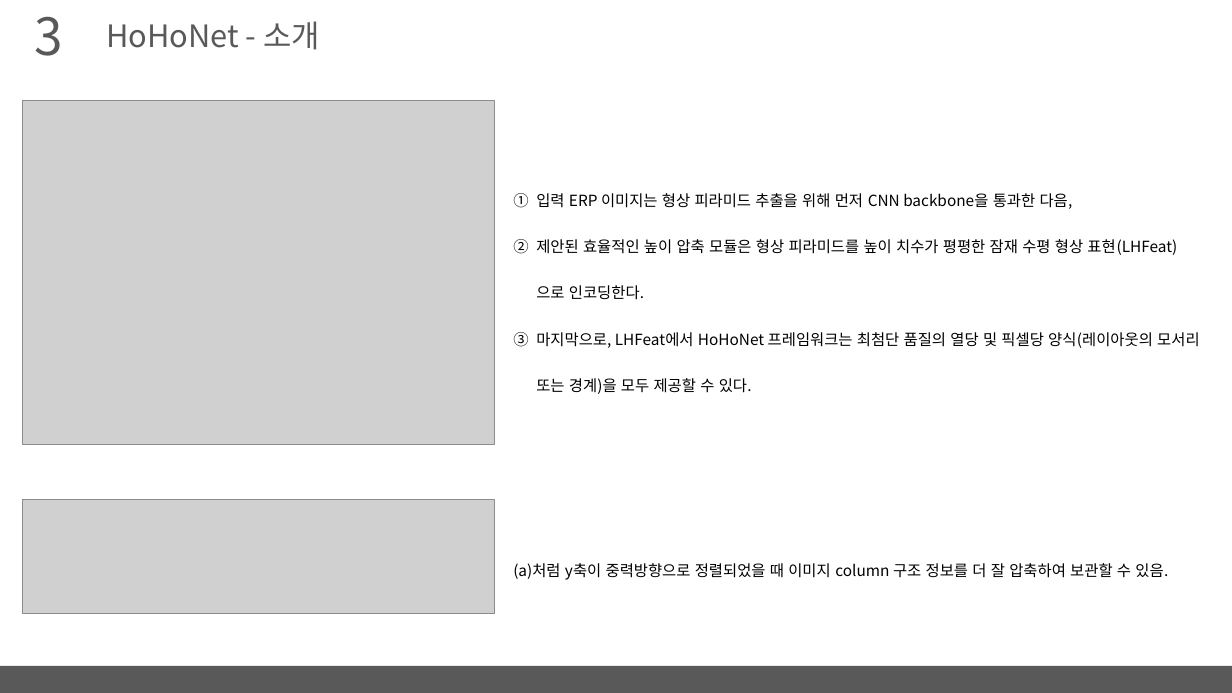
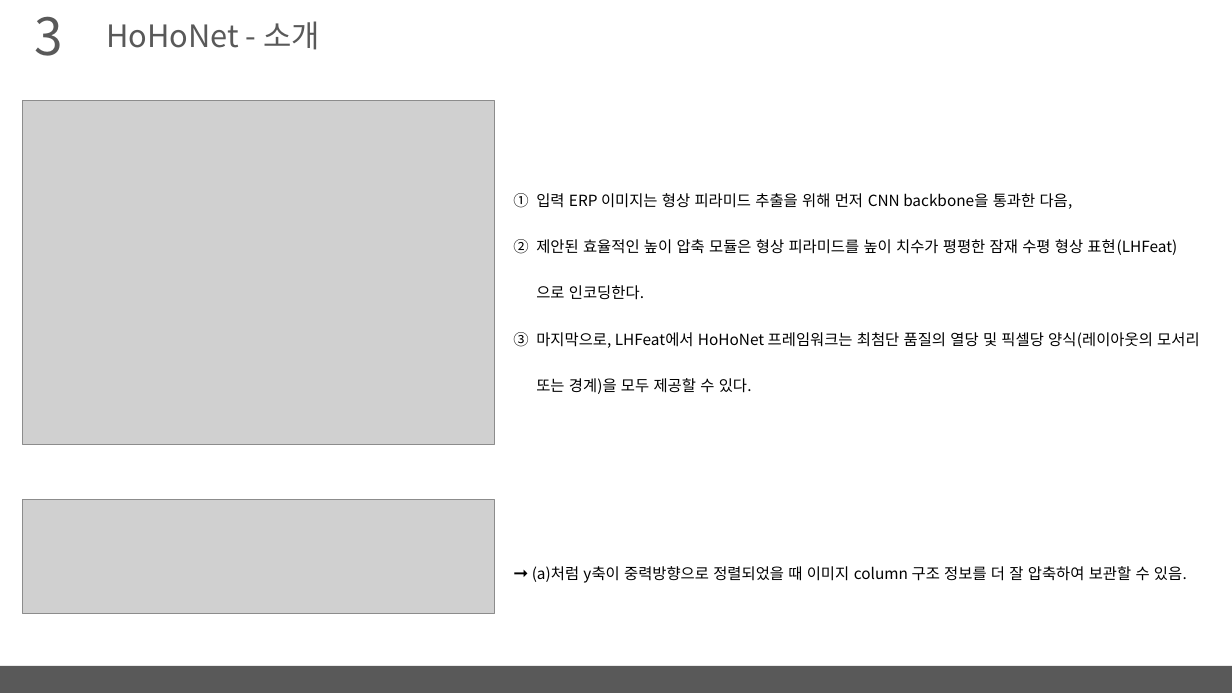
Before and after one commit to arittung/3D_Room_Layout_estimation, a slide deck: slide 7 of LayoutNet-HorizonNet-HoHoNet 정리.pptx. Drawn at 1232x693 pixels with LibreOffice and Linux fonts; fonts in the diff are those of the drawing; grey boxes stand for pictures. Boxes give left, top, right and bottom in pixels: in the first picture for what was removed or moved away, otherwise in the second. Text is boxed around its words. In the diff, an @@ line names an element or a change of style, - is before the commit and + after.

```diff
--- a/LayoutNet-HorizonNet-HoHoNet 정리.pptx
+++ b/LayoutNet-HorizonNet-HoHoNet 정리.pptx
@@ text at (x1=532, y1=566, x2=1187, y2=583): text changed @@
-(a)처럼 y축이 중력방향으로 정렬되었을 때 이미지 column 구조 정보를 더 잘 압축하여 보관할 수 있음.
+➞ (a)처럼 y축이 중력방향으로 정렬되었을 때 이미지 column 구조 정보를 더 잘 압축하여 보관할 수 있음.
```
Also in this commit, not shown: 7 other slides changed, 2 other files.
